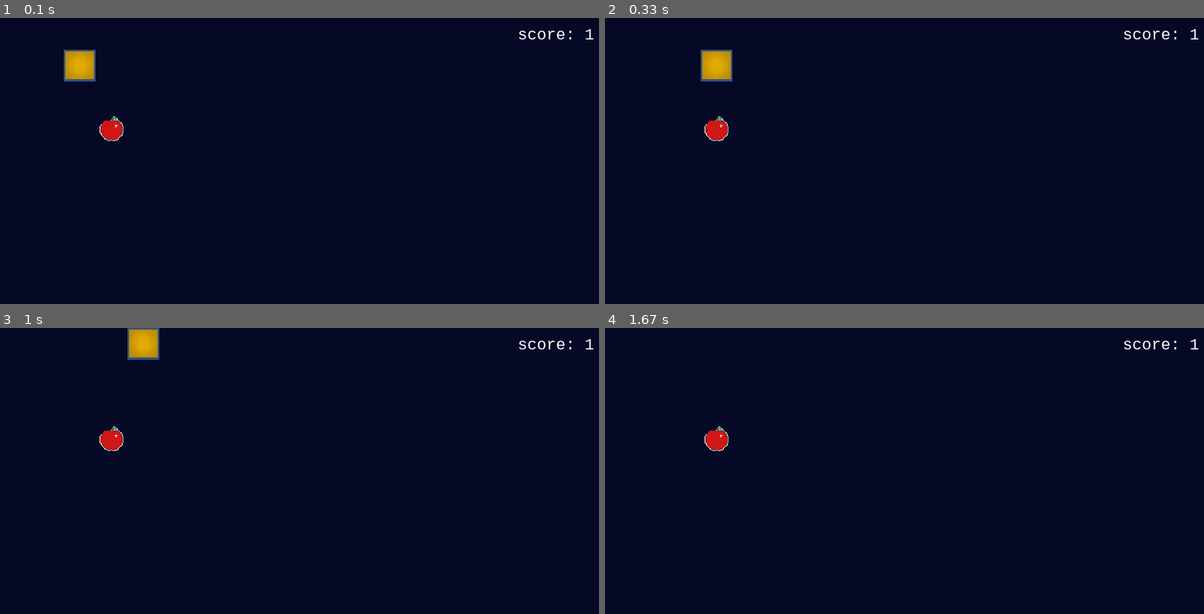
Above: before the commit, frames 1-4 (two rows, left to right).
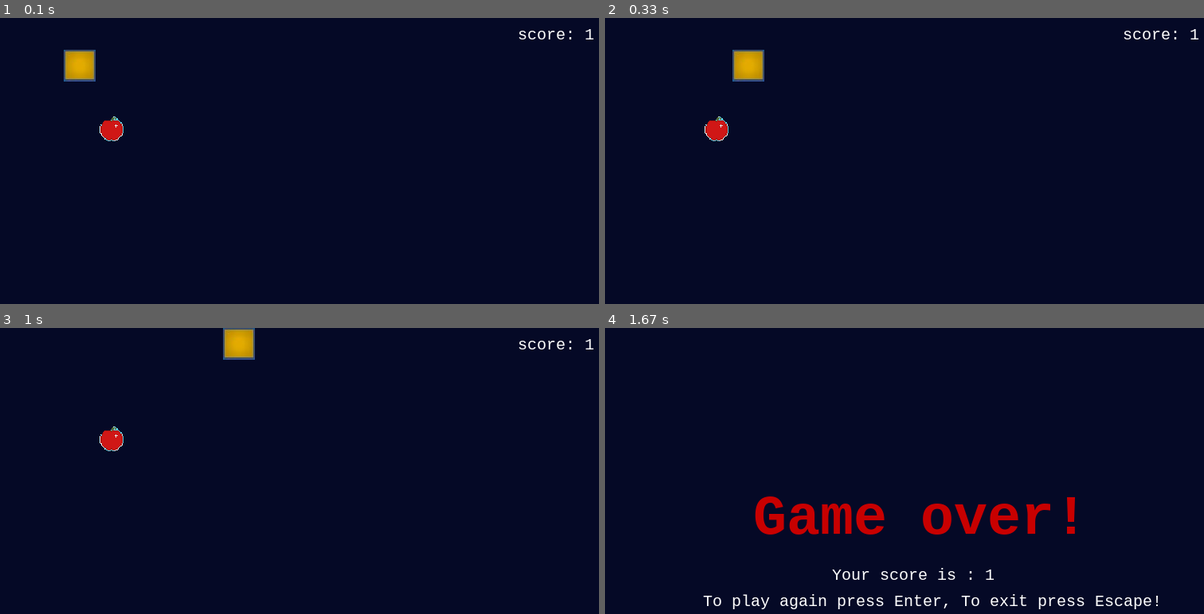
Above: after the commit, the same moments.

Repository: JayHansea/snake_pygame
Game: pygame game, started from main.py
The game is run twice, just before and just after one commit, with the same random seed, the same clock (stepped at 60 frames per second) and the same inputs.
Inputs:
- Up to frame 1 (0.1 s): no input
- Up to frame 2 (0.33 s): no input
- Up to frame 3 (1 s): hold Right 0.33-0.8 s; hold Up from 0.83 s (still down)
- Up to frame 4 (1.67 s): release Up at 1.3 s

Frame 1 is identical in both runs. In frame 2, 1.2% of the frame differs, in the area x 15-27%, y 11-23%; in frame 3, 1.2%; in frame 4, 4.3%, in the area x 16-100%, y 3-99%.

Commit message:
implement snake hitting boundaries

Diff:
--- a/main.py
+++ b/main.py
@@ -121,6 +121,11 @@
                 self.play_sound("hiss.wav")
                 raise "Game Over"
 
+        # snake colliding with border
+        if not (0 <= self.snake.x[0] <= WIDTH and 0 <= self.snake.y[0] <= HEIGHT):
+            self.play_sound("crash.mp3")
+            raise "Game Over"
+
     def show_game_over(self):
         self.surface.fill(BLUE)
         font = pygame.font.SysFont("monospace", 70, "bold")
@@ -178,7 +183,7 @@
                 pause = True
                 self.reset()
 
-            time.sleep(0.3)
+            time.sleep(0.15)
 
 
 if __name__ == "__main__":
Not shown, added: resources/crash.mp3
